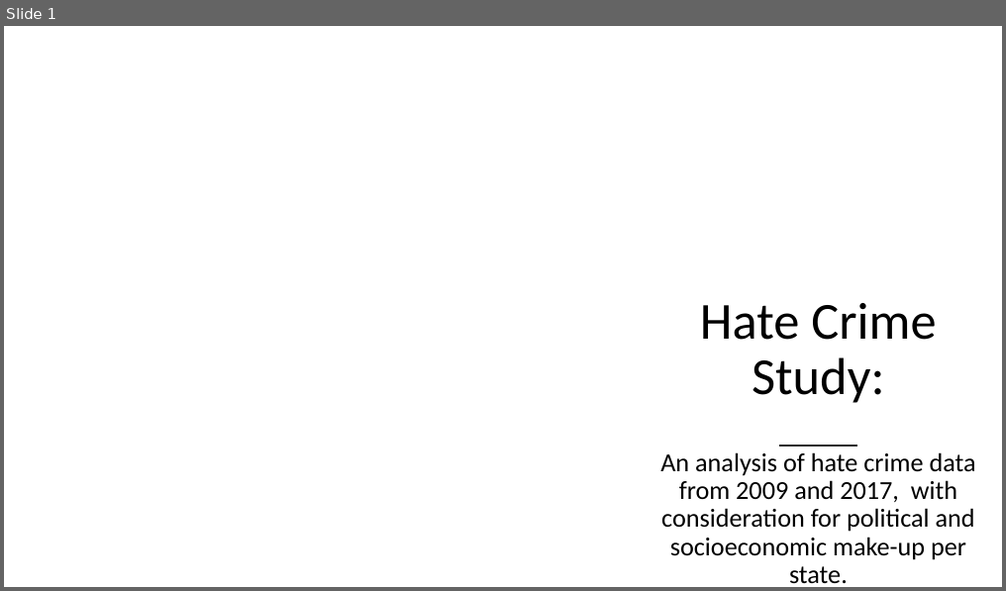
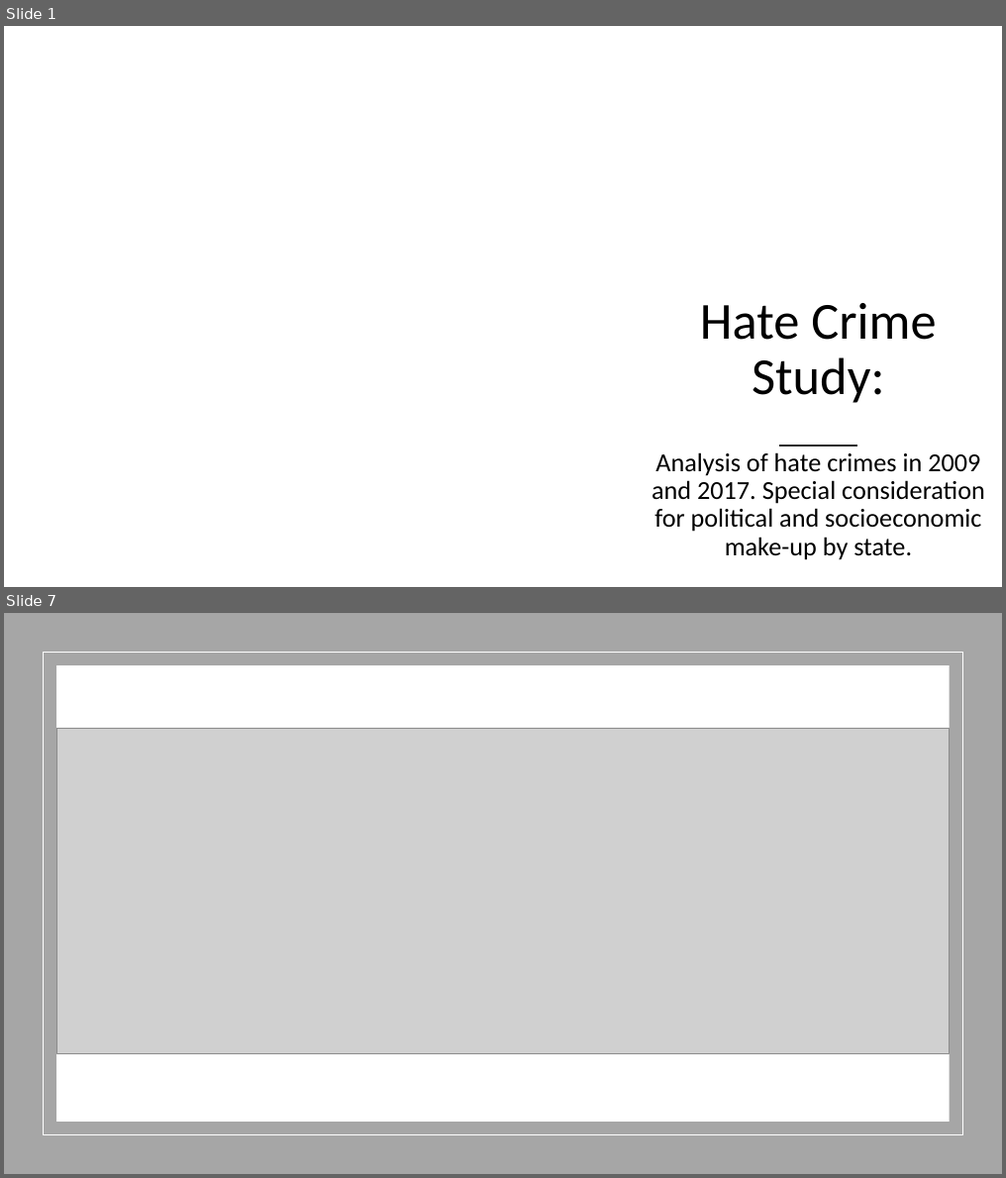
Before and after one commit to ZGrinacoff/Eight-Years-Later, a slide deck: Hate_Crime_Study.pptx. Shown one above the other, each under a label of ours: slide 1 before the commit, slides 1 and 7 after it; the slides between them are not shown. The pictures are 1006x591 and 1006x1178 pixels, drawn with LibreOffice and Linux fonts; fonts in the diff are those of the drawing; grey boxes stand for pictures; background and template pictures are left out. Boxes give left, top, right and bottom in pixels: in the first picture for what was removed or moved away, otherwise in the second. Text is boxed around its words. In the diff, an @@ line names an element or a change of style, - is before the commit and + after.

```diff
--- a/Hate_Crime_Study.pptx
+++ b/Hate_Crime_Study.pptx
@@ slide 7 added at [4,613,1002,1174], background #FFFFFF @@
@@ rectangle added at [4,613,1002,1174], fill #A6A6A6 @@
@@ rectangle added at [43,653,963,1136], outline #FFFFFF 1 pt @@
@@ rectangle added at [56,665,949,1121], fill #FFFFFF @@
@@ picture added at [56,728,949,1054] @@
@@ slide 1 changed as well @@
@@ subtitle at [651,453,985,561]: text changed @@
-An analysis of hate crime data from 2009 and 2017, with consideration for political and socioeconomic make-up per state.
+Analysis of hate crimes in 2009 and 2017. Special consideration for political and socioeconomic make-up by state.
```
Also in this commit, not shown: 3 other slides changed, 23 other slides added, 1 slide removed.
